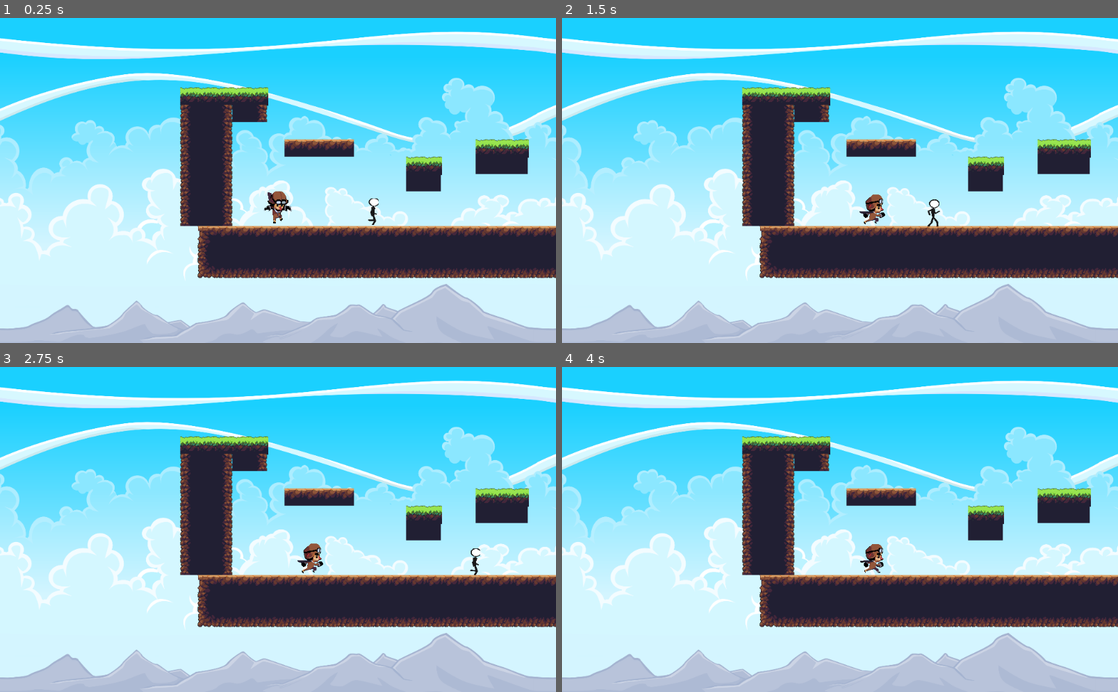
Above: before the commit, frames 1-4 (two rows, left to right).
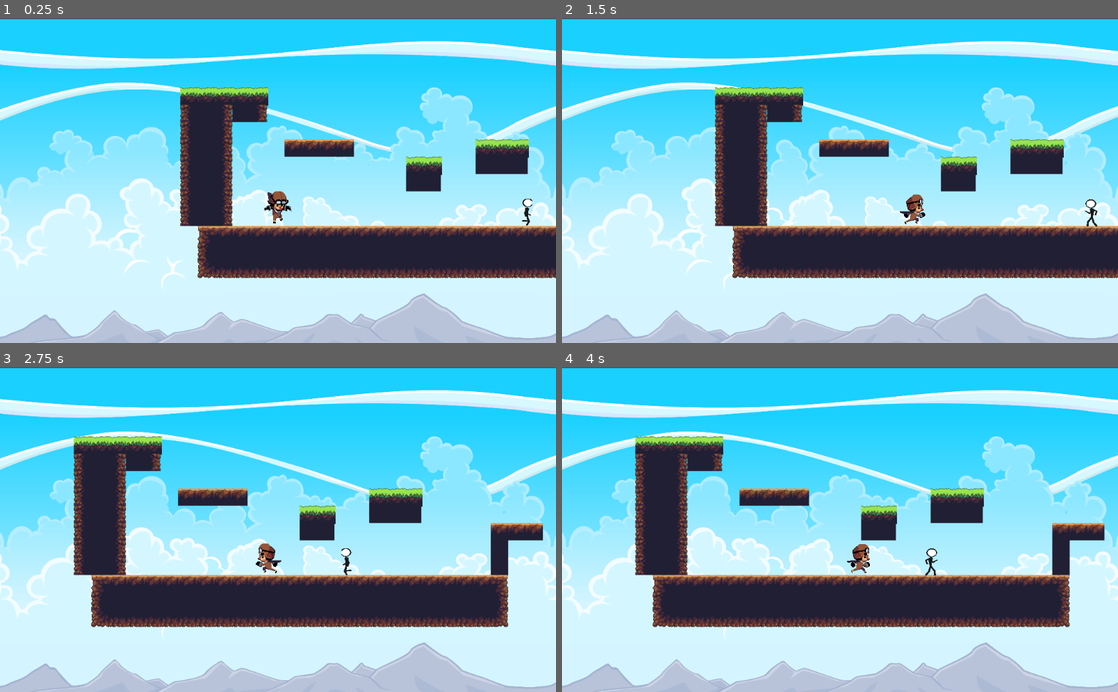
Above: after the commit, the same moments.

Repository: vishal-raj15/godot_game
Game: Godot game, scene res://world.tscn
Two runs of this game, one before a commit and one after it. Both use one fixed random seed, a clock stepped at 60 frames per second and the inputs below.
Inputs:
- Up to frame 1 (0.25 s): no input
- Up to frame 2 (1.5 s): hold Right (ui_right) from 0.53 s (still down); tap Space (ui_select) at 0.77 s
- Up to frame 3 (2.75 s): tap Space (ui_select) at 1.52 s; release Right (ui_right) at 2.03 s; hold Left (ui_left) from 2.03 s (still down)
- Up to frame 4 (4 s): release Left (ui_left) at 2.78 s; hold Right (ui_right) from 2.78 s (still down); tap Space (ui_select) at 3.02, 3.77 s

The runs differ from the first frame. In frame 1, 24% of the frame differs, in the area x 0-100%, y 0-100%; in frame 2, 34%; in frame 3, 42%; in frame 4, 42%.
Error in both runs: Attempt to call function 'play' in base 'null instance' on a null instance. (res://KinematicBody2D.gd:87)

Commit message:
setup_enemy

Diff:
--- a/godot_pr/world.tscn
+++ b/godot_pr/world.tscn
@@ -21,11 +21,6 @@
 "name": "idle",
 "speed": 5.0
 }, {
-"frames": [ ExtResource( 6 ) ],
-"loop": true,
-"name": "fall",
-"speed": 5.0
-}, {
 "frames": [ ExtResource( 3 ) ],
 "loop": true,
 "name": "jump",
@@ -40,6 +35,11 @@
 "loop": true,
 "name": "run",
 "speed": 10.0
+}, {
+"frames": [ ExtResource( 6 ) ],
+"loop": true,
+"name": "fall",
+"speed": 5.0
 } ]
 
 [sub_resource type="RectangleShape2D" id=2]
@@ -84,7 +84,7 @@
 motion_mirroring = Vector2( 1, 1 )
 
 [node name="Sprite" type="Sprite" parent="player/ParallaxBackground/ParallaxLayer"]
-position = Vector2( 676.822, 337.676 )
+position = Vector2( 636, 355.171 )
 scale = Vector2( 0.492209, 0.458967 )
 texture = ExtResource( 4 )
 
@@ -101,7 +101,7 @@
 }
 
 [node name="enemies" parent="." instance=ExtResource( 5 )]
-position = Vector2( 452.047, 338.76 )
+position = Vector2( 735.327, 340.087 )
 
 [node name="enemies2" parent="." instance=ExtResource( 5 )]
 position = Vector2( 1850.68, 268.797 )
